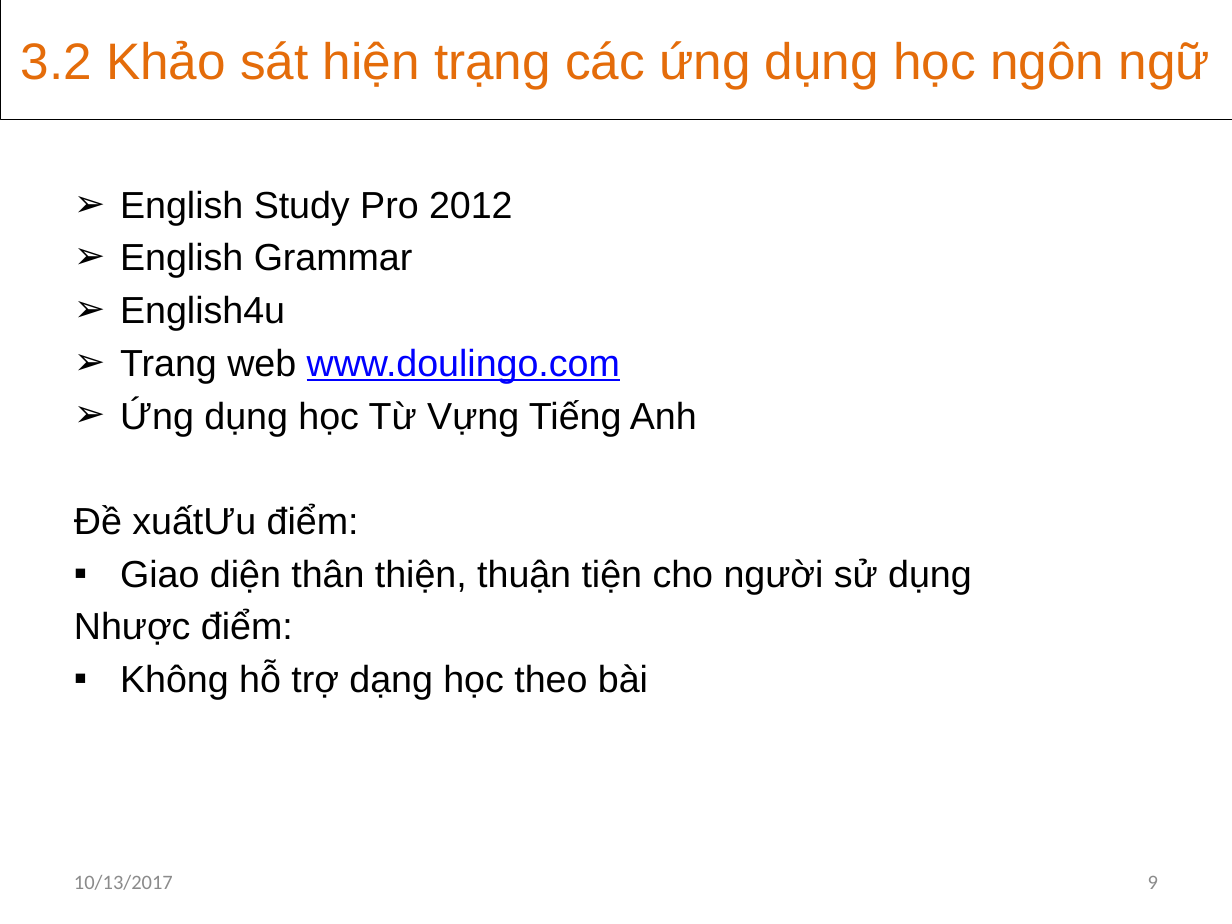
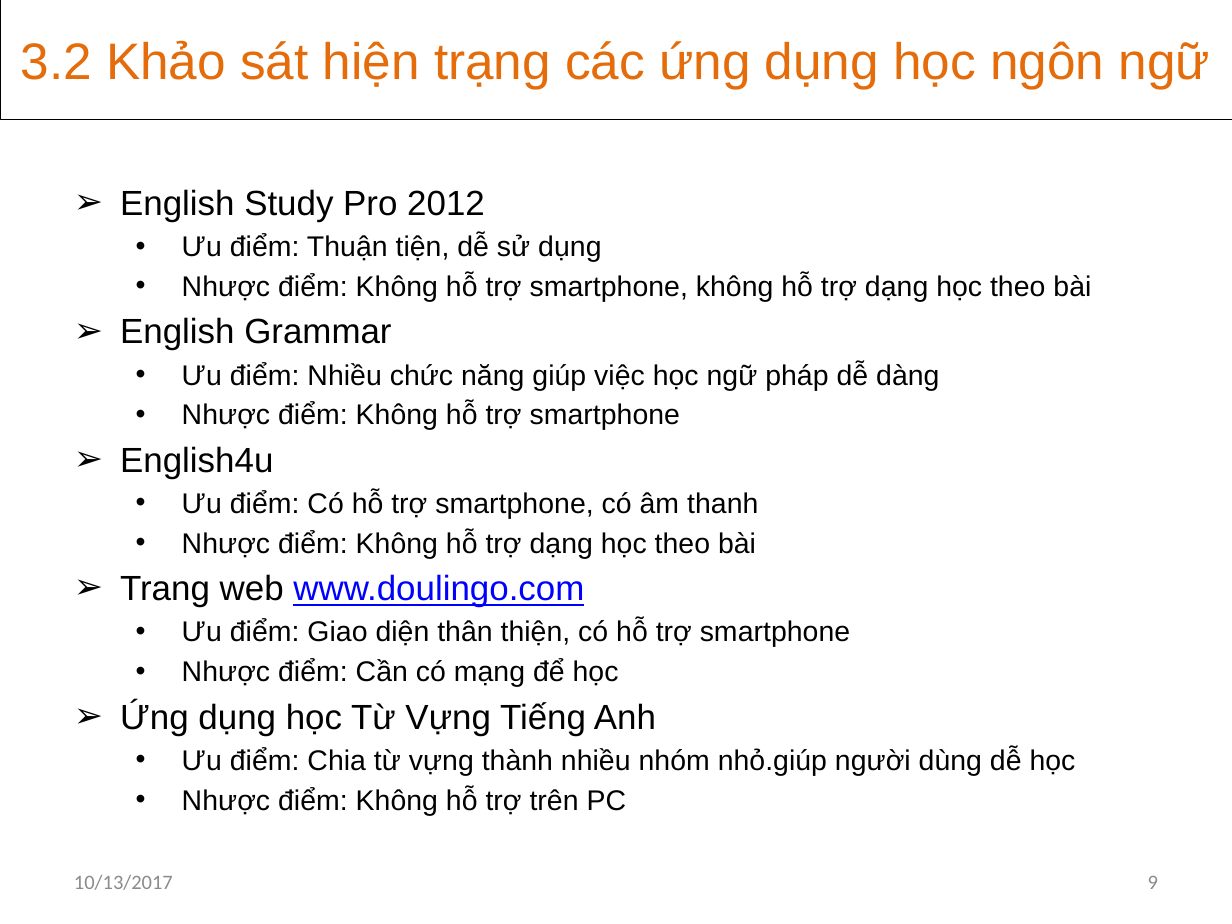
Before and after one commit to khanhvinhit/Do-An, a slide deck: slide 9 of THESIS/DACN_UD_Hoc_KHo_CTK37_BaoCao_D3.pptx. Drawn at 1232x924 pixels with LibreOffice and Linux fonts; fonts in the diff are those of the drawing. Boxes give left, top, right and bottom in pixels: in the first picture for what was removed or moved away, otherwise in the second. Text is boxed around its words. In the diff, an @@ line names an element or a change of style, - is before the commit and + after.

Commit message:
ok

```diff
--- a/THESIS/DACN_UD_Hoc_KHo_CTK37_BaoCao_D3.pptx
+++ b/THESIS/DACN_UD_Hoc_KHo_CTK37_BaoCao_D3.pptx
@@ subtitle at [120, 189, 656, 736]: size 22 to 20.4 pt in "English Study Pro 2012", "English Grammar", "English4u", "Trang web www.doulingo.com" and 1 more places @@
@@ subtitle at [182, 234, 1091, 302]: paragraphs added @@
+  • Ưu điểm: Thuận tiện, dễ sử dụng
+  • Nhược điểm: Không hỗ trợ smartphone, không hỗ trợ dạng học theo bài
@@ subtitle at [182, 362, 939, 430]: paragraphs added @@
+  • Ưu điểm: Nhiều chức năng giúp việc học ngữ pháp dễ dàng
+  • Nhược điểm: Không hỗ trợ smartphone
@@ subtitle at [182, 491, 758, 559]: paragraphs added @@
+  • Ưu điểm: Có hỗ trợ smartphone, có âm thanh
+  • Nhược điểm: Không hỗ trợ dạng học theo bài
@@ subtitle at [182, 619, 850, 687]: paragraphs added @@
+  • Ưu điểm: Giao diện thân thiện, có hỗ trợ smartphone
+  • Nhược điểm: Cần có mạng để học
@@ subtitle at [182, 748, 1076, 815]: text changed; size 22 to 16.6 pt @@
-Đề xuấtƯu điểm:
-▪ Giao diện thân thiện, thuận tiện cho người sử dụng
-Nhược điểm:
-▪ Không hỗ trợ dạng học theo bài
+  • Ưu điểm: Chia từ vựng thành nhiều nhóm nhỏ.giúp người dùng dễ học
+  • Nhược điểm: Không hỗ trợ trên PC
```
Also in this commit, not shown: 1 other slide changed, 7 slides added.
